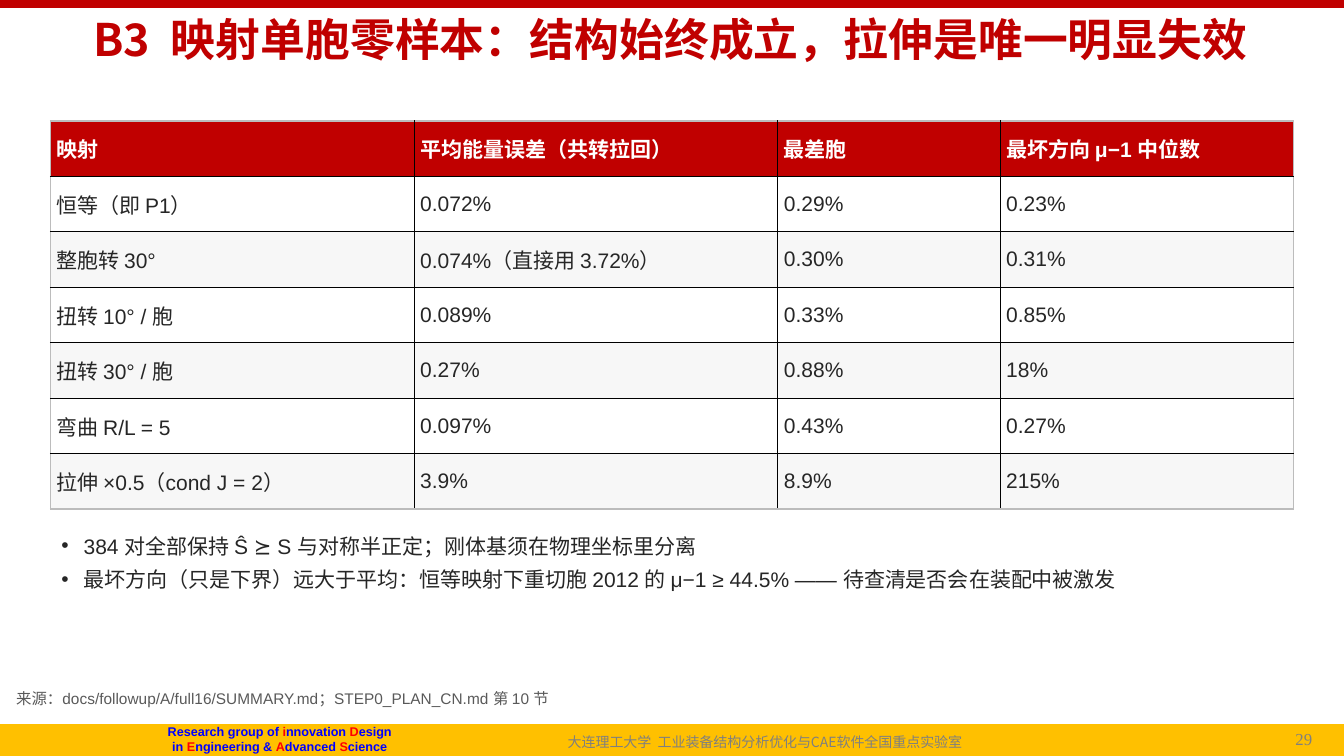
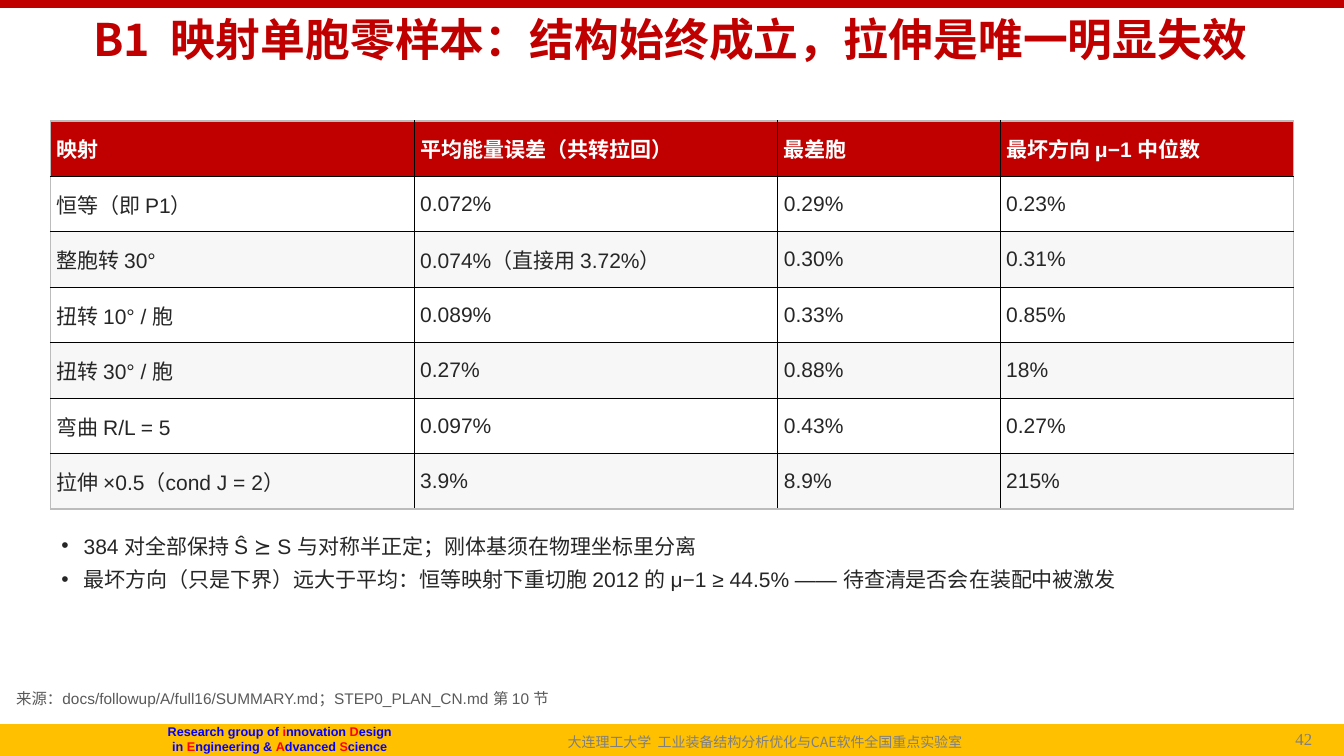
Before and after one commit to fanzhirui1004-source/curly-octo-goggles, a slide deck: slide 42 of docs/followup/talk/P1_NICE_导师汇报_20261003.pptx (slide 29 before the commit). Drawn at 1344x756 pixels with LibreOffice and Linux fonts; fonts in the diff are those of the drawing; background and template pictures are left out. Boxes give left, top, right and bottom in pixels: in the first picture for what was removed or moved away, otherwise in the second. Text is boxed around its words. In the diff, an @@ line names an element or a change of style, - is before the commit and + after.

```diff
--- a/docs/followup/talk/P1_NICE_导师汇报_20261003.pptx
+++ b/docs/followup/talk/P1_NICE_导师汇报_20261003.pptx
@@ title at [93,17,1247,62]: text changed @@
-B3 映射单胞零样本：结构始终成立，拉伸是唯一明显失效
+B1 映射单胞零样本：结构始终成立，拉伸是唯一明显失效
@@ page number at [1289,734,1334,745]: text changed @@
-29/30
+42/43
@@ page number at [1295,734,1312,745]: text changed @@
-29
+42
```
Also in this commit, not shown: 7 other slides changed, 20 slides added, 7 slides removed, 2 other files.
